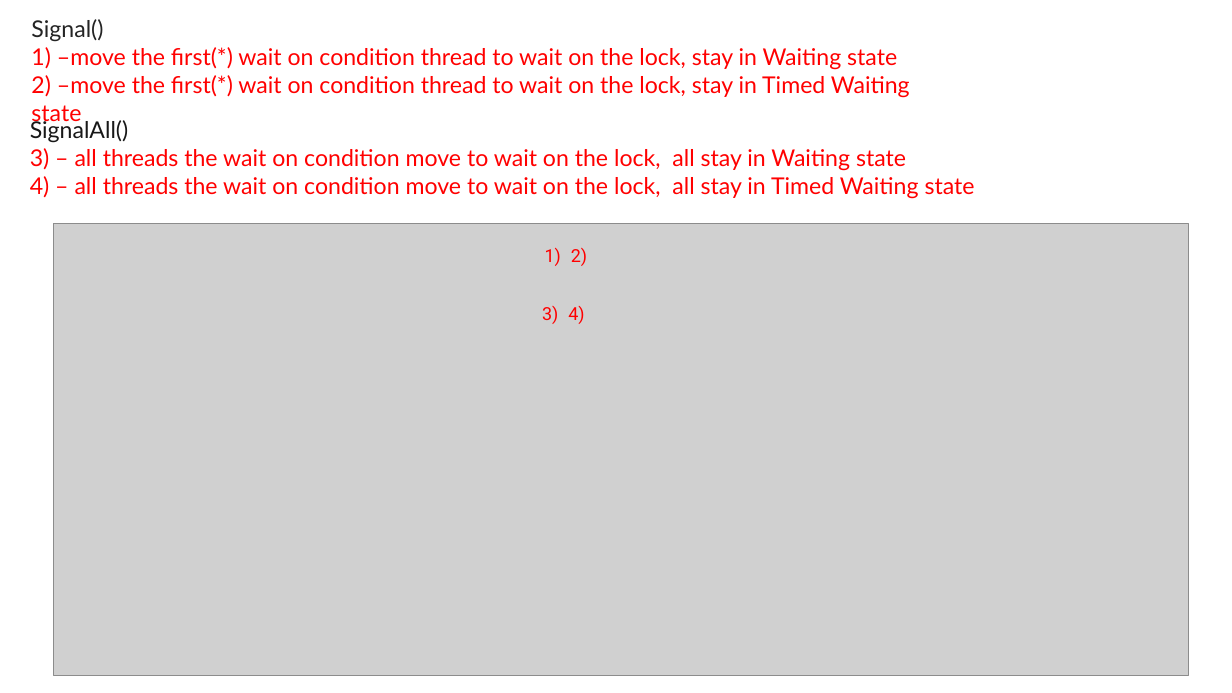
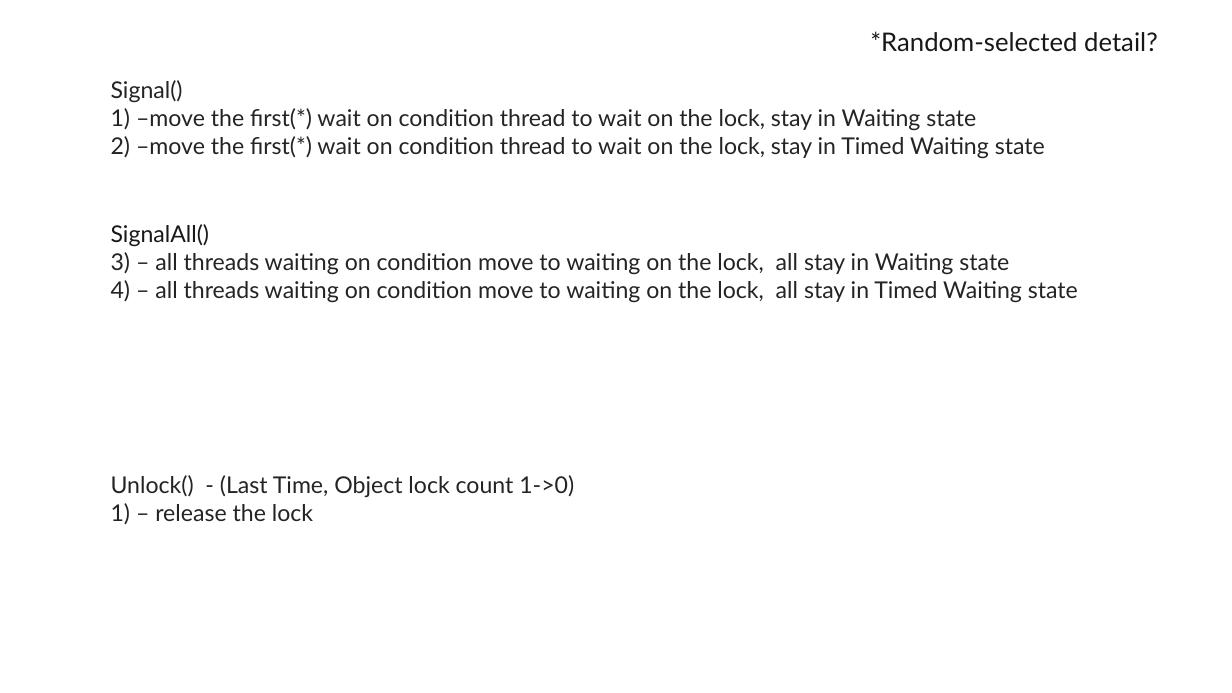
Before and after one commit to exiaoqu/ProducerConsumerProblemInJava, a slide deck: slide 22 of Producer and Consumer in Java.pptx (slide 24 before the commit). Drawn at 1232x693 pixels with LibreOffice and Linux fonts; fonts in the diff are those of the drawing; grey boxes stand for pictures; background and template pictures are left out. Boxes give left, top, right and bottom in pixels: in the first picture for what was removed or moved away, otherwise in the second. Text is boxed around its words. In the diff, an @@ line names an element or a change of style, - is before the commit and + after.

```diff
--- a/Producer and Consumer in Java.pptx
+++ b/Producer and Consumer in Java.pptx
@@ text added at [870, 31, 1158, 51], 20 pt, text #181818 @@
+*Random-selected detail?
@@ text "Signal()": place and size @@
-text "Signal()" at [31, 19, 910, 126]
+text "Signal()" at [111, 80, 1045, 159]
@@ text at [111, 108, 1045, 159]: text colour #FF0000 to #242424 @@
@@ picture removed at [54, 224, 1189, 676] @@
@@ text "SignalAll()": place and size @@
-text "SignalAll()" at [30, 118, 975, 199]
+text "SignalAll()" at [111, 224, 1078, 303]
@@ text at [111, 252, 1078, 303]: text changed; text colour #FF0000 to #242424 @@
-3) – all threads the wait on condition move to wait on the lock, all stay in Waiting state
-4) – all threads the wait on condition move to wait on the lock, all stay in Timed Waiting state
+3) – all threads waiting on condition move to waiting on the lock, all stay in Waiting state
+4) – all threads waiting on condition move to waiting on the lock, all stay in Timed Waiting state
@@ text removed at [545, 248, 561, 266] @@
-1)
@@ text removed at [571, 248, 587, 266] @@
-2)
@@ text removed at [542, 306, 558, 324] @@
-3)
@@ text removed at [568, 306, 584, 324] @@
-4)
@@ text added at [111, 475, 574, 524], 18 pt, text #242424 @@
+Unlock() - (Last Time, Object lock count 1->0)
+1) – release the lock
```
Also in this commit, not shown: 15 other slides changed, 4 slides added, 5 slides removed.
